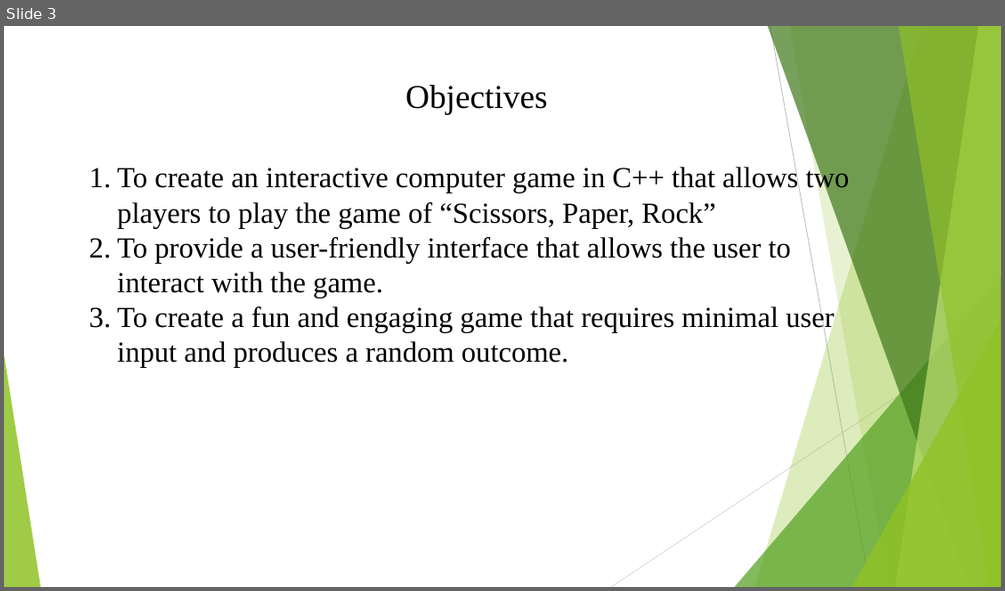
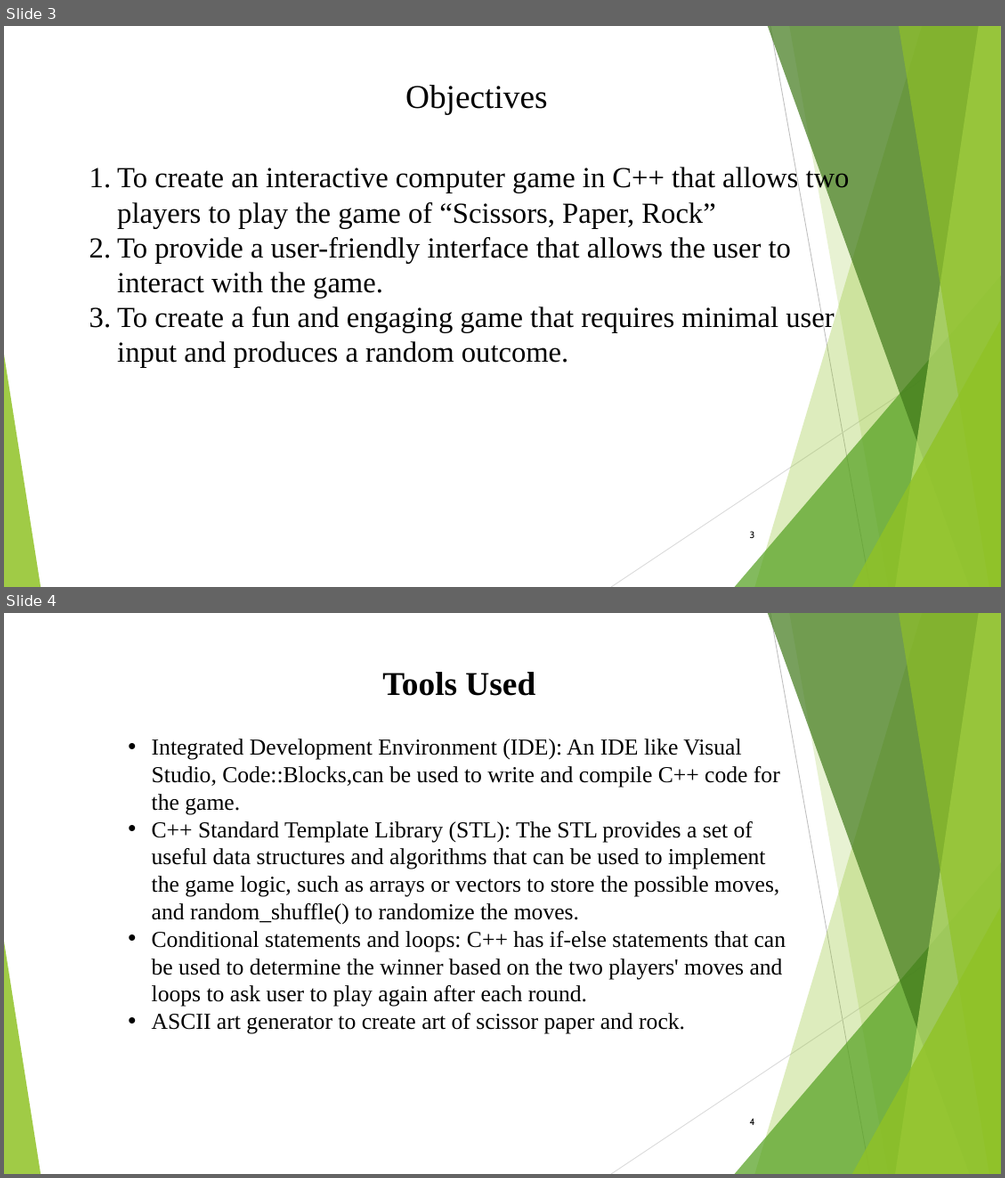
Before and after one commit to atullya/NCCS, a slide deck: Projects/SecondSem/Scissors, Paper Rock Game.pptx. Shown one above the other, each under a label of ours: slide 3 before the commit, slides 3 and 4 after it. The pictures are 1005x591 and 1005x1178 pixels, drawn with LibreOffice and Linux fonts; fonts in the diff are those of the drawing. Boxes give left, top, right and bottom in pixels: in the first picture for what was removed or moved away, otherwise in the second. Text is boxed around its words. In the diff, an @@ line names an element or a change of style, - is before the commit and + after.

```diff
--- a/Projects/SecondSem/Scissors, Paper Rock Game.pptx
+++ b/Projects/SecondSem/Scissors, Paper Rock Game.pptx
@@ slide 4 added at [4,613,1001,1174], background #FFFFFF; not listed: 10 template elements that a slide beside it also shows @@
@@ text added at [382,672,535,696], 32 pt, text #000000, bold @@
+Tools Used
@@ text added at [152,738,786,1034], 22 pt, text #000000 @@
+• Integrated Development Environment (IDE): An IDE like Visual Studio, Code::Blocks,can be used to write and compile C++ code for the game.
+• C++ Standard Template Library (STL): The STL provides a set of useful data structures and algorithms that can be used to implement the game logic, such as arrays or vectors to store the possible moves, and random_shuffle() to randomize the moves.
+• Conditional statements and loops: C++ has if-else statements that can be used to determine the winner based on the two players' moves and loops to ask user to play again after each round.
+• ASCII art generator to create art of scissor paper and rock.
@@ page number added at [750,1118,755,1125], 9 pt, text #000000 @@
+4
@@ slide 3 changed as well @@
@@ page number added at [750,531,755,538], 9 pt, text #000000 @@
+3
```
Also in this commit, not shown: 2 other slides changed, 3 other slides added, 7 slides removed.
